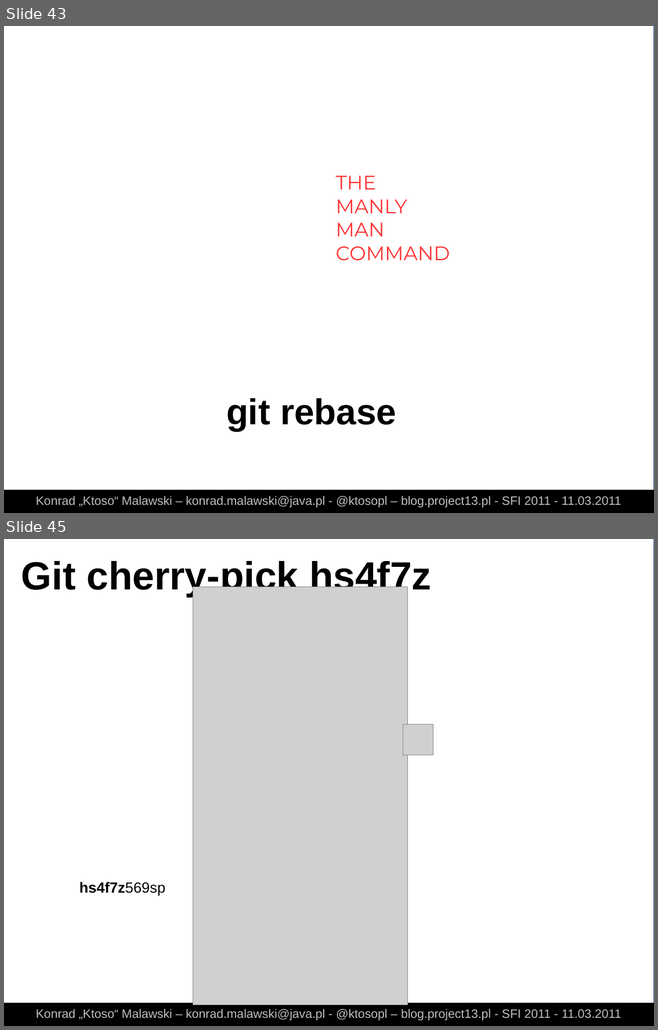
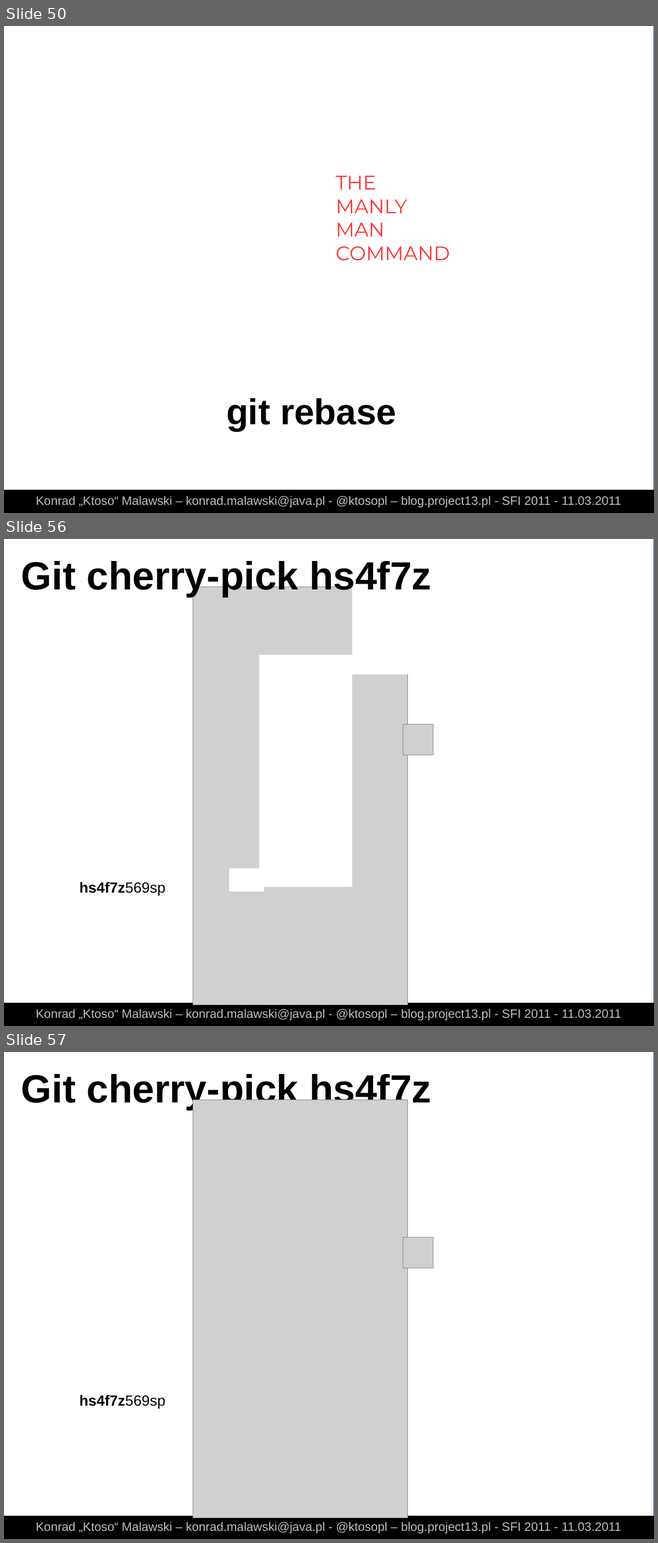
Before and after one commit to ktoso/git-presentation, a slide deck: slides.odp. Shown one above the other, each under a label of ours: slides 43 and 45 before the commit, slides 50, 56 and 57 after it; the slides between them are not shown. The pictures are 658x1030 and 658x1543 pixels, drawn with LibreOffice and Linux fonts; fonts in the diff are those of the drawing; grey boxes stand for pictures. Boxes give left, top, right and bottom in pixels: in the first picture for what was removed or moved away, otherwise in the second. Text is boxed around its words. In the diff, an @@ line names an element or a change of style, - is before the commit and + after.

```diff
--- a/slides.odp
+++ b/slides.odp
@@ slide 56 added at <box>4,539,654,1026</box>, background #FFFFFF; not listed: 1 template element that a slide beside it also shows @@
@@ text added at <box>21,561,431,597</box>, 48 pt, text #000000, bold @@
+Git cherry-pick hs4f7z
@@ picture added at <box>192,587,408,1005</box> @@
@@ rectangle added at <box>353,582,422,675</box>, fill #FFFFFF @@
@@ rectangle added at <box>259,655,352,888</box>, fill #FFFFFF @@
@@ picture added at <box>402,725,433,755</box> @@
@@ rectangle added at <box>229,868,264,892</box>, fill #FFFFFF @@
@@ text added at <box>79,882,165,896</box>, 18 pt, text #000000, bold @@
+hs4f7z569sp
@@ rectangle added at <box>4,1003,654,1026</box>, fill #000000 @@
@@ text added at <box>36,1009,621,1021</box>, 15 pt, text #C0C0C0 @@
+Konrad „Ktoso“ Malawski – konrad.malawski@java.pl - @ktosopl – blog.project13.pl - SFI 2011 - 11.03.2011
@@ what was slide 43 is now slide 50 @@
@@ what was slide 45 is now slide 57 @@
```
Also in this commit, not shown: 3 slides changed, 11 other slides added, 16 other files.
